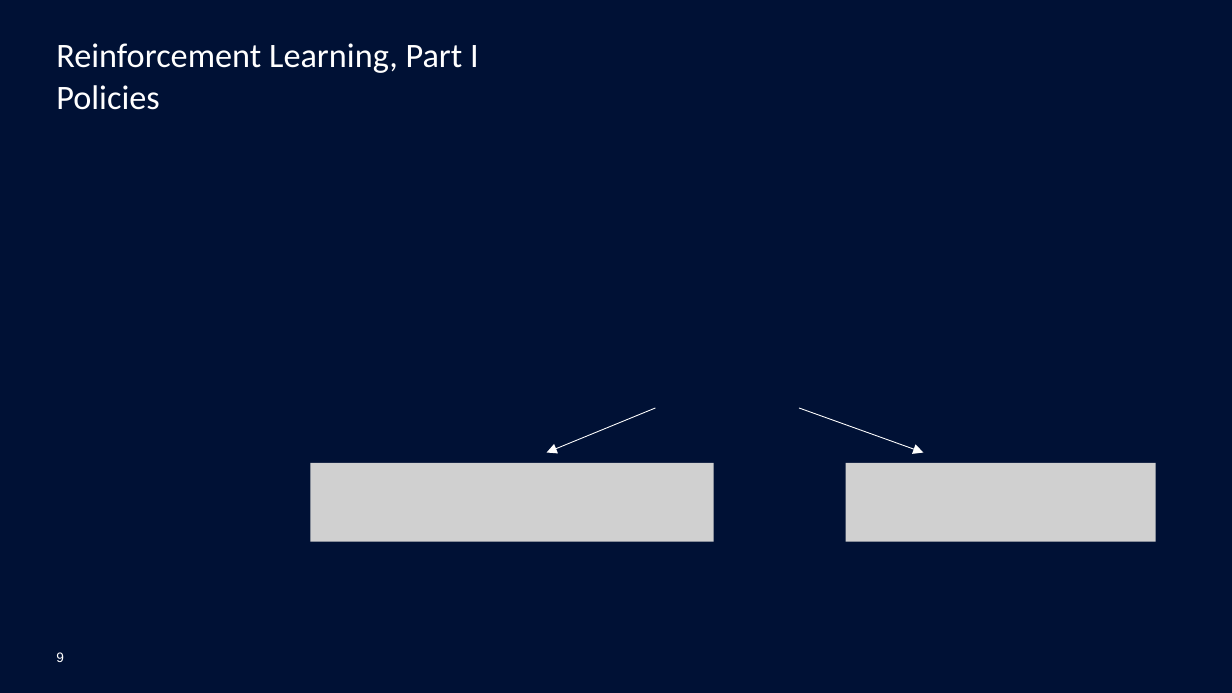
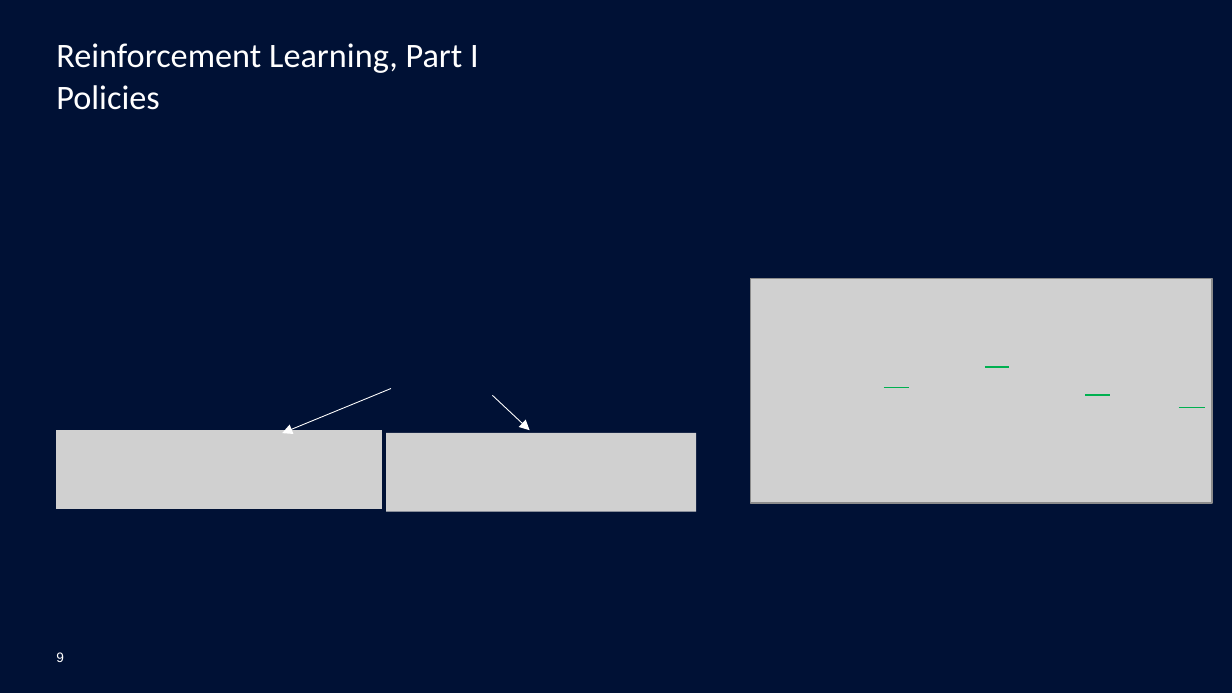
Before and after one commit to mgoutay/ml_course, a slide deck: slide 9 of RL_course.pptx. Drawn at 1232x693 pixels with LibreOffice and Linux fonts; fonts in the diff are those of the drawing; grey boxes stand for pictures; background and template pictures are left out. Boxes give left, top, right and bottom in pixels: in the first picture for what was removed or moved away, otherwise in the second. Text is boxed around its words. In the diff, an @@ line names an element or a change of style, - is before the commit and + after.

```diff
--- a/RL_course.pptx
+++ b/RL_course.pptx
@@ picture added at [750,278,1211,503] @@
@@ arrow moved from (655, 408) - (547, 452) to (391, 388) - (282, 434) @@
@@ line added from (883, 388) to (909, 388), #00B050 1 pt @@
@@ line added from (984, 367) to (1009, 367), #00B050 1 pt @@
@@ arrow moved from (800, 408) - (924, 452) to (493, 395) - (530, 430) @@
@@ line added from (1085, 394) to (1110, 394), #00B050 1 pt @@
@@ line added from (1179, 408) to (1205, 408), #00B050 1 pt @@
@@ picture added at [57,430,382,509] @@
@@ picture added at [386,432,696,511] @@
@@ picture removed at [310,463,715,542] @@
@@ picture removed at [845,463,1156,542] @@
```
Also in this commit, not shown: 4 other slides changed, 1 other file.
